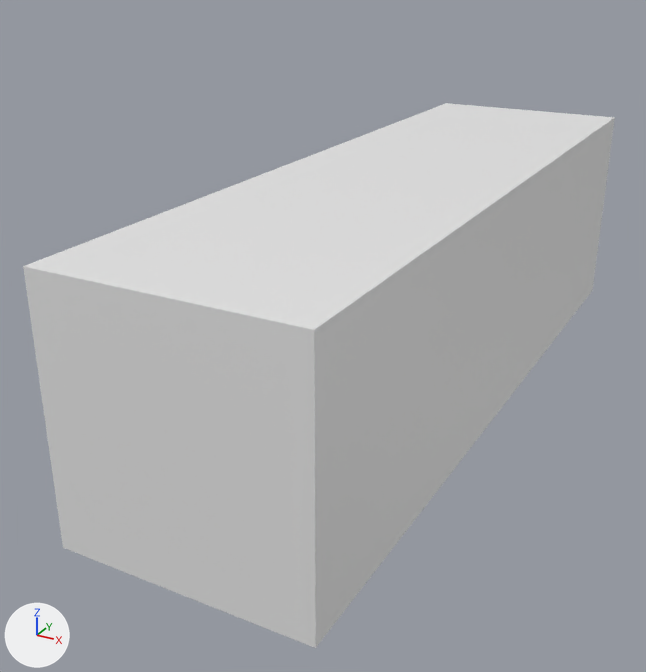
An edit to the FBX model Assets/_Meshes/Environment/Bakery_Sink_01.fbx, drawn before and after from the same camera.
Rendered twice from a camera (50 mm lens) standing at (1.88, -4.35, 2.37) and looking at (-0.29, -0.41, 0.4). The axes (+X, +Y, +Z) are drawn at lower left. The lights are the same throughout.
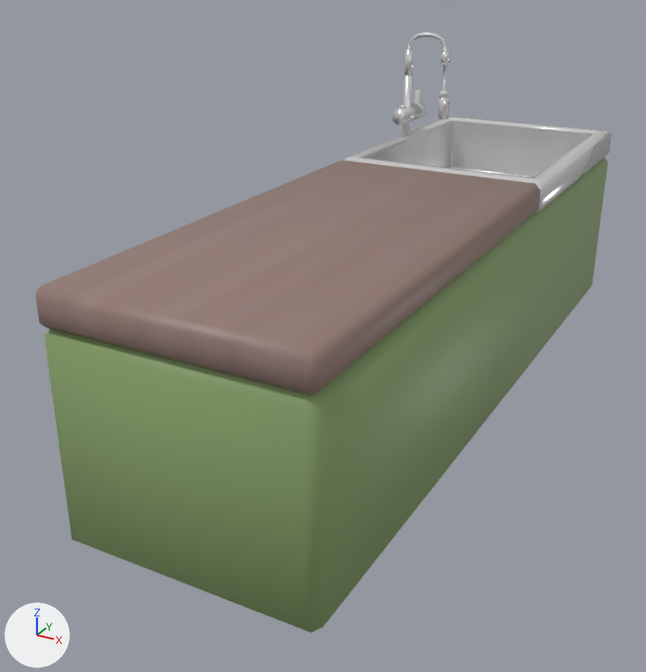
Location of each change, (x1, y1, x2, y2) in pixels of the pictures (646 x 672 px):
'Cube.002', reshaped, rescaled (10% taller): before (23, 103, 615, 648); after (36, 32, 612, 633)
part 1 of me_cube_007, built on: before (23, 103, 615, 648); after (36, 32, 612, 633)

Patch to the scene script:
```diff
--- a/Assets/_Meshes/Environment/Bakery_Sink_01.fbx.py
+++ b/Assets/_Meshes/Environment/Bakery_Sink_01.fbx.py
@@ img_wall_png @@
+img_wall_png = load_image('wall.png', '../../_Materials/Internal Buildings/Bakery/wall.png', 4096, 4096, 'sRGB')
@@ img_stylizedclifftexture_basecolor_png @@
+img_stylizedclifftexture_basecolor_png = load_image('StylizedCliffTexture_basecolor.png', '../../_Textures/StylizedCliffTexture_basecolor.png', 1024, 1024, 'sRGB')
@@ mat_mat_kitchen @@
+mat_mat_kitchen = principled_material('MAT_Kitchen')
+mat_mat_kitchen.texture = img_wall_png
@@ mat_material_005 @@
+mat_material_005 = principled_material('Material.005')
+mat_material_005.texture = img_stylizedclifftexture_basecolor_png
@@ mat_oven @@
+mat_oven = principled_material('oven')
+mat_oven.base_color = (0.8, 0.8, 0.8)  # white #e7e7e7
+mat_oven.metallic = 0.535
+mat_oven.roughness = 0.185
@@ me_cube_007 @@
 # used by ob_cube_002; location = (0.0, 0.0, 0.0); rotation_euler = (1.571, 0.0, 0.0), in degrees (90, 0, 0); scale = (0.00975, 0.01, 0.0288)
-me_cube_007.from_pydata(...)  # 8 vertices, 6 faces; spans x -63.7..63.7, y -0.7..126.8, z -73.6..73.6
+me_cube_007.from_pydata(...)  # 386 vertices, 352 faces; spans x -62.1..62.1, y -0.2..184.7, z -212.5..210.7
+# me_cube_007 part 1: 8 vertices removed from x -63.7..63.7, y -0.7..126.8, z -73.6..73.6; 386 vertices added at x -62.1..62.1, y -0.2..184.7, z -212.5..210.7
+# me_cube_007 part 2: the surface is now shaded smooth
+me_cube_007.materials.append(mat_mat_kitchen)  # picture img_wall_png
+me_cube_007.materials.append(mat_material_005)  # picture img_stylizedclifftexture_basecolor_png
+me_cube_007.materials.append(mat_oven)  # white #e7e7e7
@@ ob_cube_002 @@
 ob_cube_002.rotation_euler = (1.571, 0.0, 0.0)  # degrees (90, 0, 0)
-ob_cube_002.scale = (0.00975, 0.01, 0.0288)
+ob_cube_002.scale = (0.01, 0.01, 0.01)
```
